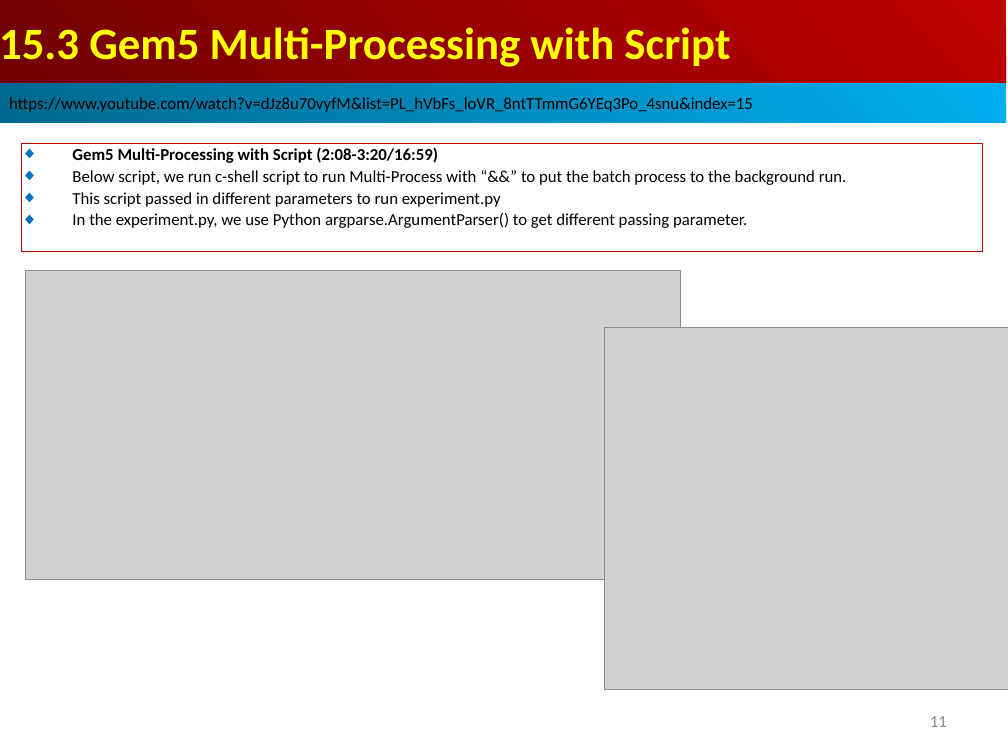
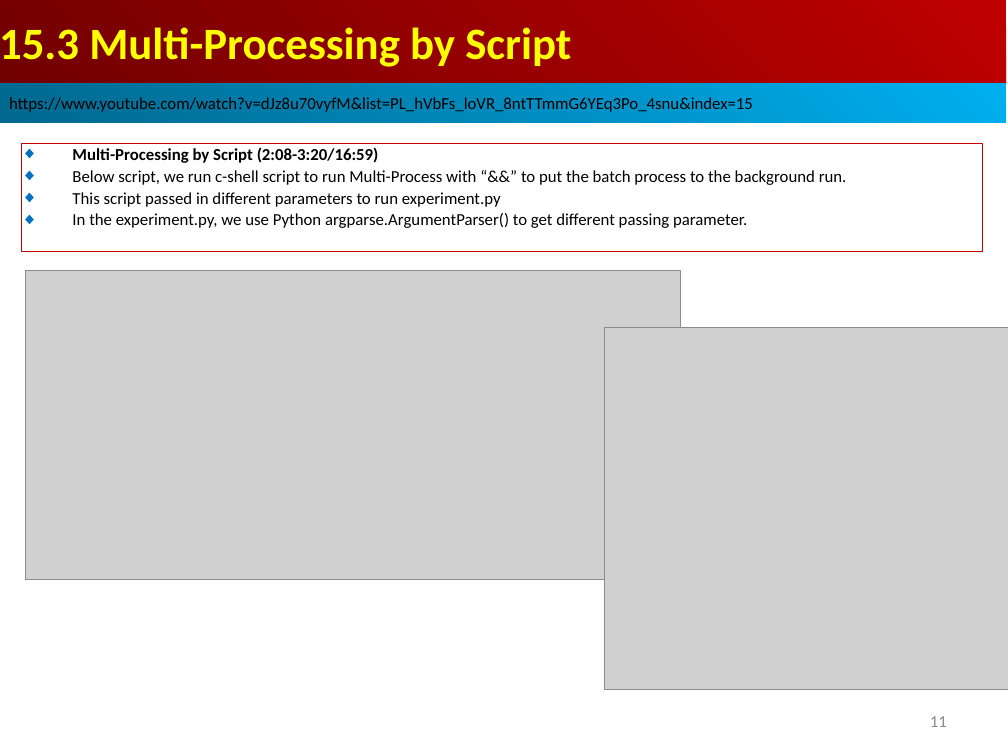
Before and after one commit to peterhchen/AIU_CS850_Gem5_McPAT, a slide deck: slide 11 of 050_Gem5/015.MultiSim/000_Video/015.MultiSim.ppt. Drawn at 1008x756 pixels with LibreOffice and Linux fonts; fonts in the diff are those of the drawing; grey boxes stand for pictures. Boxes give left, top, right and bottom in pixels: in the first picture for what was removed or moved away, otherwise in the second. Text is boxed around its words. In the diff, an @@ line names an element or a change of style, - is before the commit and + after.

```diff
--- a/050_Gem5/015.MultiSim/000_Video/015.MultiSim.ppt
+++ b/050_Gem5/015.MultiSim/000_Video/015.MultiSim.ppt
@@ text in rectangle at box(0, 27, 571, 67): text changed @@
-15.3 Gem5 Multi-Processing with Script
+15.3 Multi-Processing by Script
@@ text in rectangle at box(72, 147, 379, 163): text changed @@
-◆ Gem5 Multi-Processing with Script (2:08-3:20/16:59)
+◆ Multi-Processing by Script (2:08-3:20/16:59)
```
Also in this commit, not shown: 10 other slides changed, 3 slides added.
